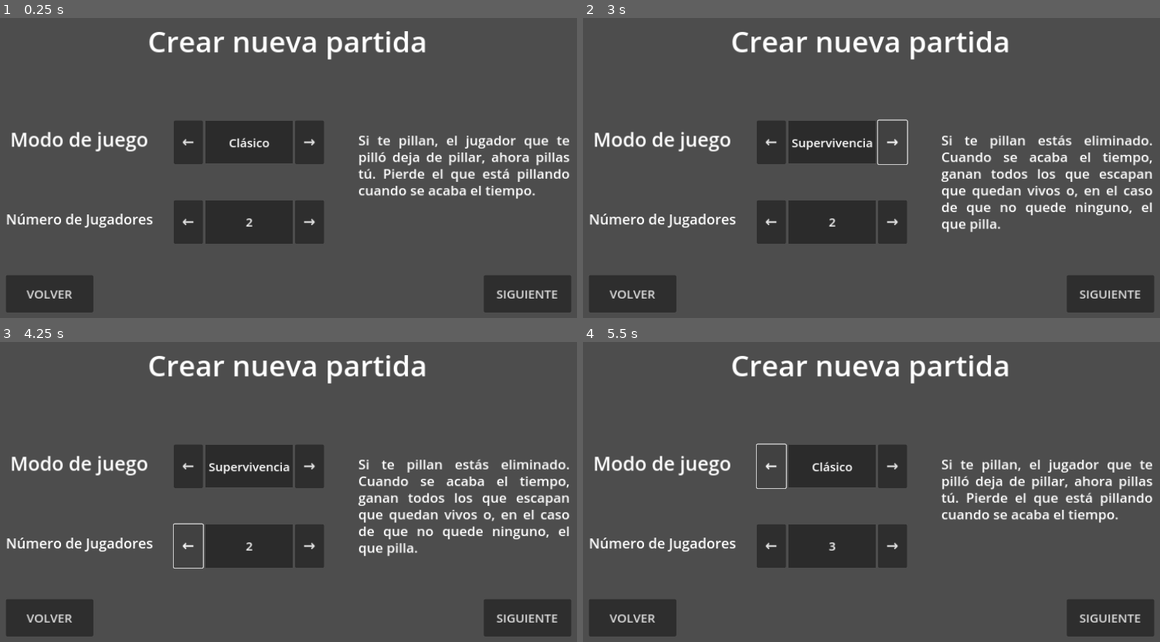
Above: before the commit, frames 1-4 (two rows, left to right).
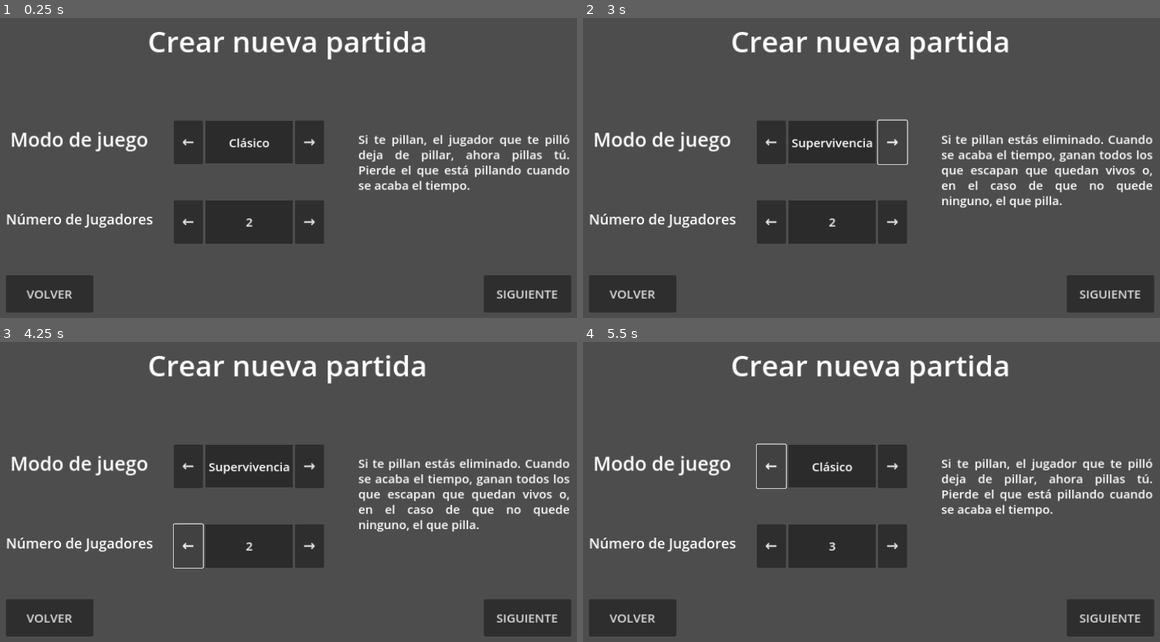
Above: after the commit, the same moments.

Repository: codemonsters/tag-of-war
Game: Godot game, scene res://screens/menu/create_game.tscn
Same seed, same stepped clock (60 frames per second), same inputs: the game is played once before the commit and once after it. This scene is started directly instead of the project's main scene.
Inputs:
- Up to frame 1 (0.25 s): no input
- Up to frame 2 (3 s): click "SIGUIENTE" at 0.5 s; click "VOLVER" at 1.25 s; click "←" at 2 s; click "→" at 2.75 s
- Up to frame 3 (4.25 s): click "←" at 3.5 s
- Up to frame 4 (5.5 s): click "→" at 4.25 s; click "←" at 5 s

The runs differ from the first frame. In frame 1, 3.2% of the frame differs, in the area x 62-99%, y 38-61%; in frame 2, 4.3%, in the area x 62-99%, y 38-72%; in frame 3, 4.3%; in frame 4, 3.2%.

Commit message:
progress in create game scene

Diff:
--- a/cliente/src/screens/menu/create_game.gd
+++ b/cliente/src/screens/menu/create_game.gd
@@ -1,5 +1,8 @@
 extends Control
 
+var gamemode
+var players_number
+var map_name
 var gamemodes = ["Clásico", "Supervivencia", "Infectado"]
 var gamemodes_index = 0
 var num_player = ["2", "3", "4"]
@@ -26,10 +29,12 @@
 
 # Called every frame. 'delta' is the elapsed time since the previous frame.
 func _process(delta: float) -> void:
-	pass
+	print(players_number, gamemode, map_name)
 
 func _on_button_next_pressed() -> void:
 	if $CreateGame.visible:
+		players_number = $CreateGame/PlayerNumTxt.text
+		gamemode = $CreateGame/GamemodeNameTxt.text
 		$CreateGame.visible = false
 		$ChooseMap.visible = true
 
@@ -38,15 +43,6 @@
 	if $ChooseMap.visible:
 		$CreateGame.visible = true
 		$ChooseMap.visible = false
-
-
-
-	var tumama = """if gamemodes_index == 2:
-		gamemodes_index = 0
-	else:
-		gamemodes_index += 1
-	$Gamemode.text = gamemodes[gamemodes_index]
-	$CreateGame/GamemodeDescriptionTxt.text = gamemode_description[gamemodes_index]"""
 
 
 func _on_left_arrow_txt_pressed() -> void:
@@ -70,3 +66,11 @@
 	if num_player_index != 2:
 		num_player_index += 1
 		$CreateGame/PlayerNumTxt.text = num_player[num_player_index]
+
+
+func _on_button_pressed() -> void:
+	if $ChooseMap/Map1.color != Color(0.1176, 0.1961, 0.1176):
+		$ChooseMap/Map1.color = Color(0.1176, 0.1961, 0.1176)
+	else:
+		$ChooseMap/Map1.color = Color(0.1176, 0.1176, 0.1176)
+	map_name = $ChooseMap/Map1/MapName.text
--- a/cliente/src/screens/menu/create_game.tscn
+++ b/cliente/src/screens/menu/create_game.tscn
@@ -13,7 +13,6 @@
 script = ExtResource("1_skxpg")
 
 [node name="ChooseMap" type="Control" parent="."]
-visible = false
 layout_mode = 1
 anchors_preset = 15
 anchor_right = 1.0
@@ -118,7 +117,7 @@
 offset_right = 17.84
 offset_bottom = 76.76
 grow_horizontal = 2
-color = Color(0.116127, 0.116127, 0.116127, 1)
+color = Color(0.117647, 0.117647, 0.117647, 1)
 
 [node name="MapName" type="Label" parent="ChooseMap/Map1"]
 clip_contents = true
@@ -160,7 +159,16 @@
 vertical_alignment = 1
 clip_text = true
 
+[node name="Button" type="Button" parent="ChooseMap"]
+modulate = Color(1, 1, 1, 0)
+layout_mode = 0
+offset_left = 83.0
+offset_top = 254.0
+offset_right = 658.0
+offset_bottom = 305.0
+
 [node name="CreateGame" type="Control" parent="."]
+visible = false
 layout_mode = 1
 anchors_preset = 15
 anchor_right = 1.0
@@ -199,7 +207,7 @@
 offset_right = 1225.0
 offset_bottom = 348.0
 theme_override_constants/line_spacing = -5
-theme_override_font_sizes/font_size = 28
+theme_override_font_sizes/font_size = 25
 text = "Modo de juego"
 horizontal_alignment = 3
 vertical_alignment = 1
@@ -360,10 +368,11 @@
 theme_override_font_sizes/font_size = 25
 text = "VOLVER"
 
+[connection signal="pressed" from="ChooseMap/Button" to="." method="_on_button_pressed"]
 [connection signal="pressed" from="CreateGame/LeftArrowTxt" to="." method="_on_left_arrow_txt_pressed"]
 [connection signal="pressed" from="CreateGame/RightArrowTxt" to="." method="_on_right_arrow_txt_pressed"]
 [connection signal="pressed" from="CreateGame/NumPlayerL" to="." method="_on_num_player_l_pressed"]
 [connection signal="pressed" from="CreateGame/NumPlayerR" to="." method="_on_num_player_r_pressed"]
 [connection signal="pressed" from="ButtonNext" to="." method="_on_button_next_pressed"]
+[connection signal="pressed" from="ButtonGoBack" to="." method="_on_button_go_back_pressed"]
 [connection signal="pressed" from="ButtonGoBack" to="." method="_on_button_pressed"]
-[connection signal="pressed" from="ButtonGoBack" to="." method="_on_button_go_back_pressed"]
